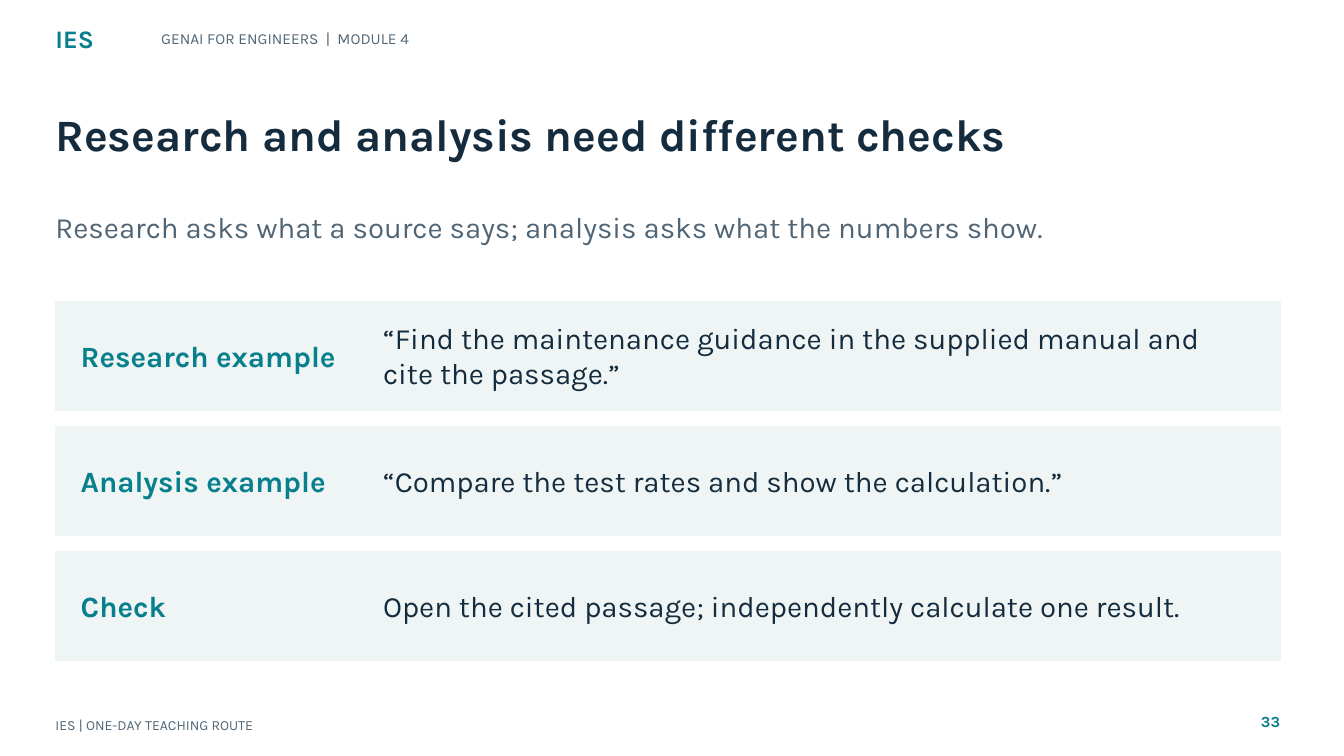
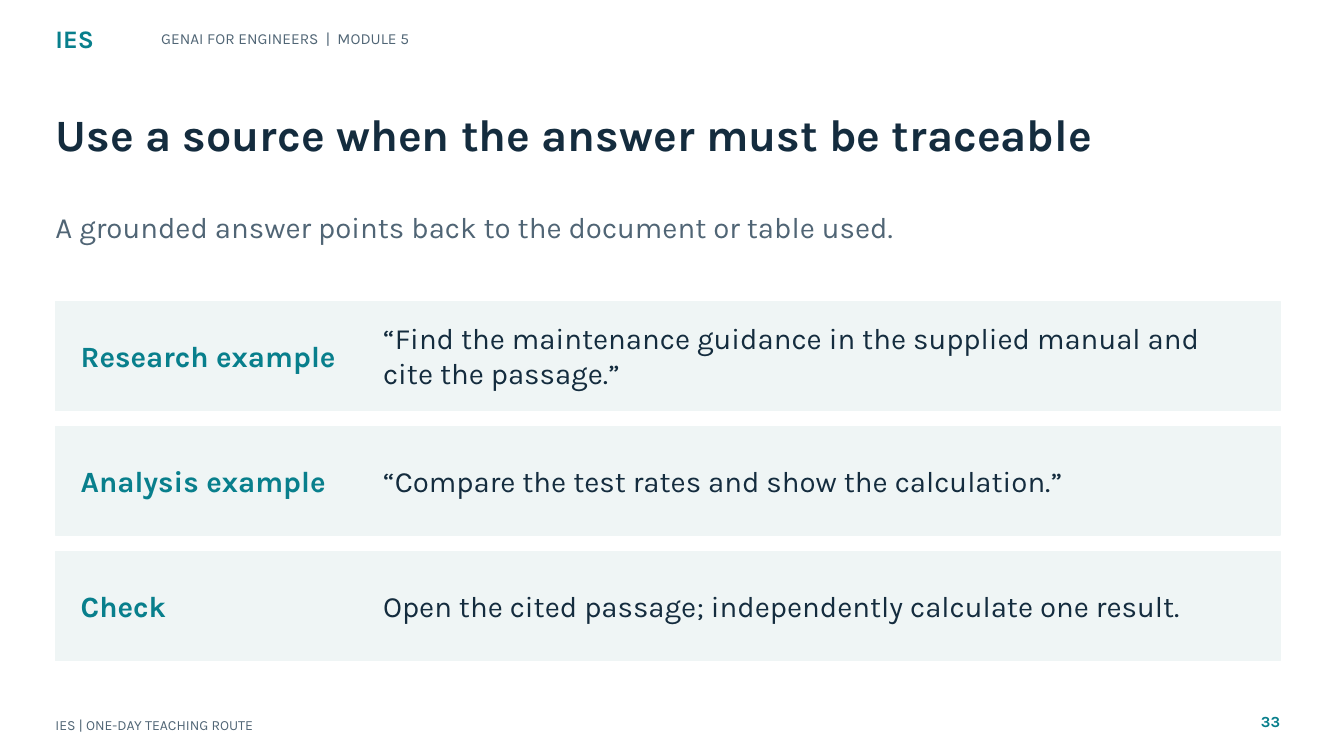
Before and after one commit to tertiarycourses/IES-GenAI-for-Engineers, a slide deck: slide 33 of courseware/Slides/IES-GenAI-for-Engineers.pptx. Drawn at 1344x756 pixels with LibreOffice and Linux fonts; fonts in the diff are those of the drawing. Boxes give left, top, right and bottom in pixels: in the first picture for what was removed or moved away, otherwise in the second. Text is boxed around its words. In the diff, an @@ line names an element or a change of style, - is before the commit and + after.

```diff
--- a/courseware/Slides/IES-GenAI-for-Engineers.pptx
+++ b/courseware/Slides/IES-GenAI-for-Engineers.pptx
@@ text at (x1=161, y1=34, x2=409, y2=44): text changed @@
-GENAI FOR ENGINEERS | MODULE 4
+GENAI FOR ENGINEERS | MODULE 5
@@ text at (x1=55, y1=120, x2=1092, y2=152): text changed @@
-Research and analysis need different checks
+Use a source when the answer must be traceable
@@ text at (x1=55, y1=218, x2=893, y2=245): text changed @@
-Research asks what a source says; analysis asks what the numbers show.
+A grounded answer points back to the document or table used.
```
Also in this commit, not shown: 24 other slides changed, 1 other file.
